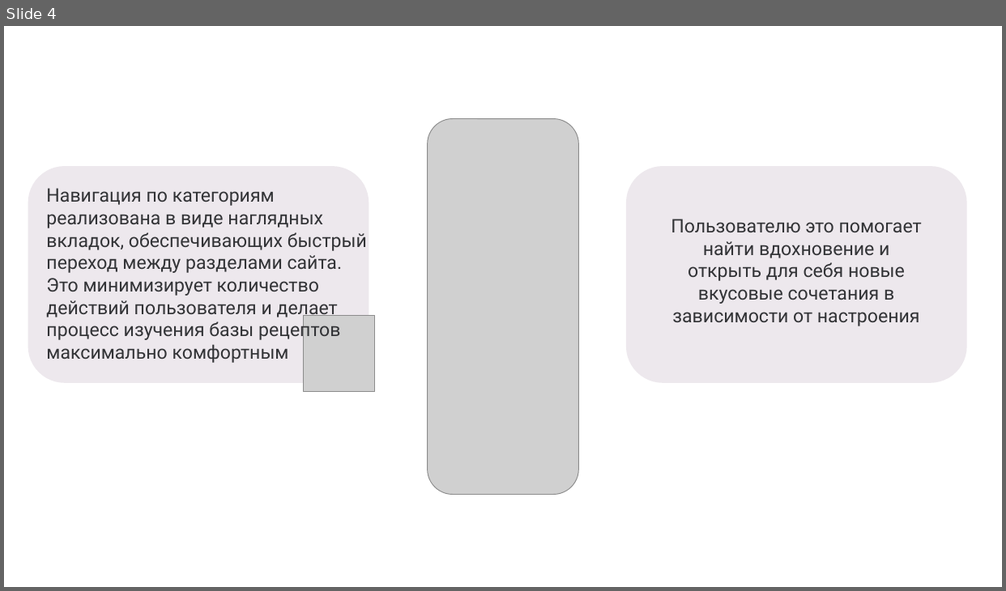
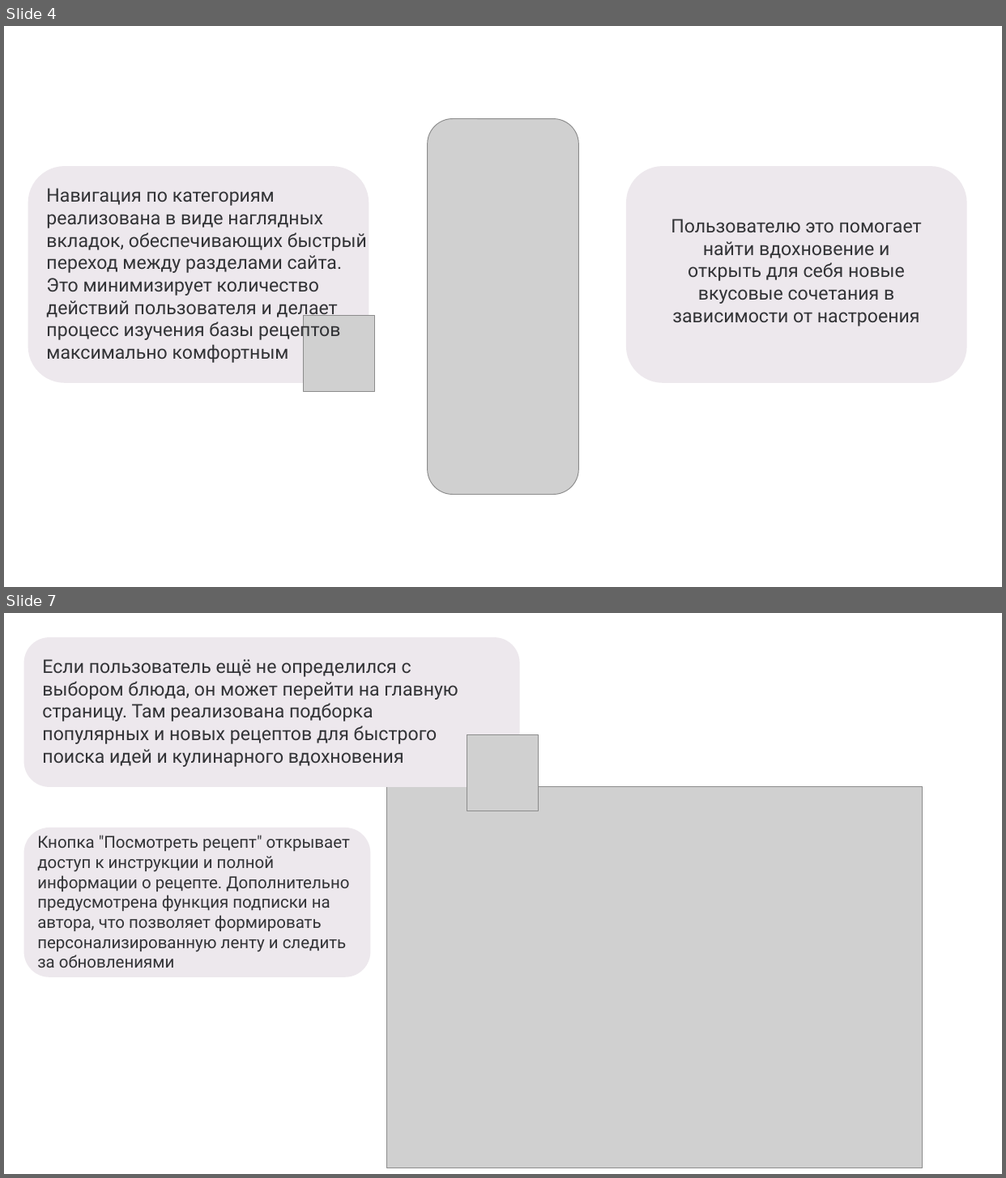
Before and after one commit to alinabobob/cibo, a slide deck: ProtectionProject/presentation/Presentation.pptx. Shown one above the other, each under a label of ours: slide 4 before the commit, slides 4 and 7 after it; the slides between them are not shown. The pictures are 1006x591 and 1006x1178 pixels, drawn with LibreOffice and Linux fonts; fonts in the diff are those of the drawing; grey boxes stand for pictures; background and template pictures are left out. Boxes give left, top, right and bottom in pixels: in the first picture for what was removed or moved away, otherwise in the second. Text is boxed around its words. In the diff, an @@ line names an element or a change of style, - is before the commit and + after.

```diff
--- a/ProtectionProject/presentation/Presentation.pptx
+++ b/ProtectionProject/presentation/Presentation.pptx
@@ slide 7 added at <box>4,613,1002,1174</box>, background #FFFFFF @@
@@ rounded rectangle added at <box>25,638,519,786</box>, fill #EDE8ED, outline #EDE8ED 1.5 pt @@
@@ text added at <box>42,659,458,767</box>, 18 pt, text #323336 @@
+Если пользователь ещё не определился с выбором блюда, он может перейти на главную страницу. Там реализована подборка популярных и новых рецептов для быстрого поиска идей и кулинарного вдохновения
@@ picture added at <box>467,735,538,811</box> @@
@@ picture added at <box>387,786,923,1169</box> @@
@@ rounded rectangle added at <box>25,828,370,977</box>, fill #EDE8ED, outline #EDE8ED 1.5 pt @@
@@ text added at <box>37,835,350,968</box>, 16 pt, text #323336 @@
+Кнопка "Посмотреть рецепт" открывает доступ к инструкции и полной информации о рецепте. Дополнительно предусмотрена функция подписки на автора, что позволяет формировать персонализированную ленту и следить за обновлениями
```
Also in this commit, not shown: 1 slide changed, 7 other slides added, 12 other files.
